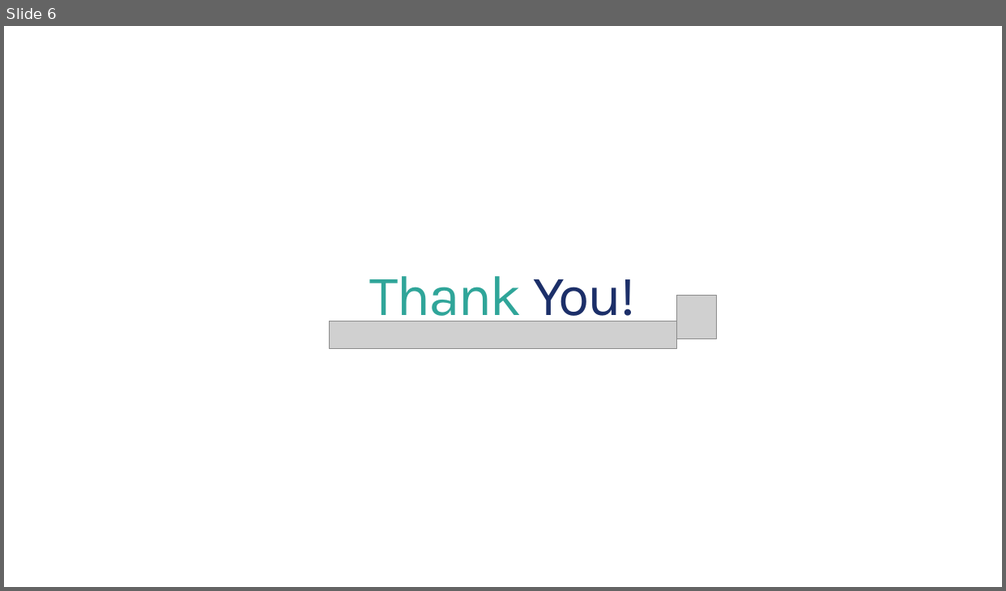
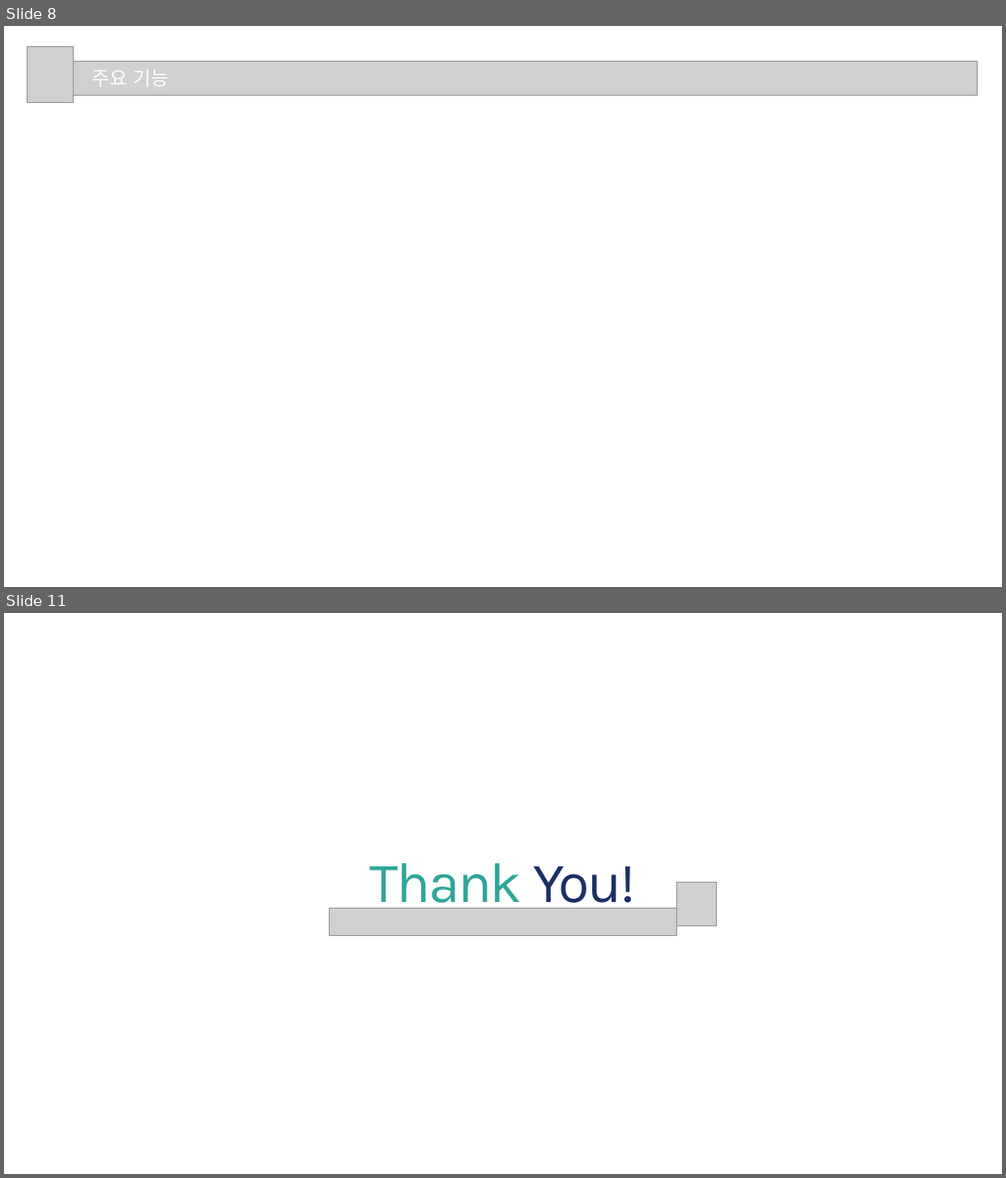
Before and after one commit to bhs0906/JavaFX_Oracle_Project, a slide deck: 3조_프로젝트2.pptx. Shown one above the other, each under a label of ours: slide 6 before the commit, slides 8 and 11 after it; the slides between them are not shown. The pictures are 1006x591 and 1006x1178 pixels, drawn with LibreOffice and Linux fonts; fonts in the diff are those of the drawing; grey boxes stand for pictures. Boxes give left, top, right and bottom in pixels: in the first picture for what was removed or moved away, otherwise in the second. Text is boxed around its words. In the diff, an @@ line names an element or a change of style, - is before the commit and + after.

```diff
--- a/3조_프로젝트2.pptx
+++ b/3조_프로젝트2.pptx
@@ slide 8 added at <box>4,26,1002,587</box>, background #FFFFFF @@
@@ picture added at <box>27,46,74,103</box> @@
@@ picture added at <box>62,61,977,95</box> @@
@@ text added at <box>92,70,168,87</box>, 28 pt, text #FFFFFF @@
+주요 기능
@@ what was slide 6 is now slide 11 @@
```
Also in this commit, not shown: 3 slides changed, 6 other slides added, 2 slides removed.
